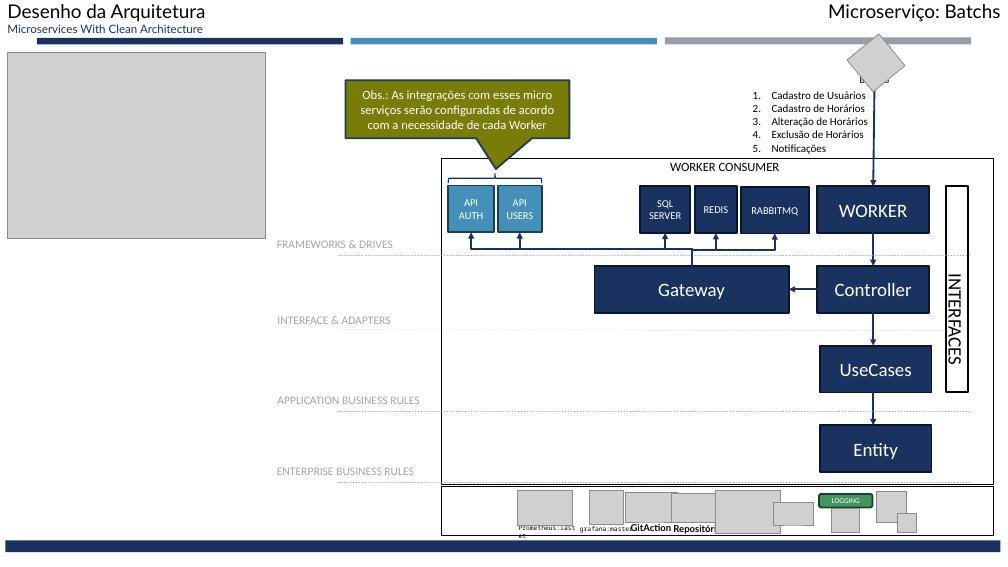
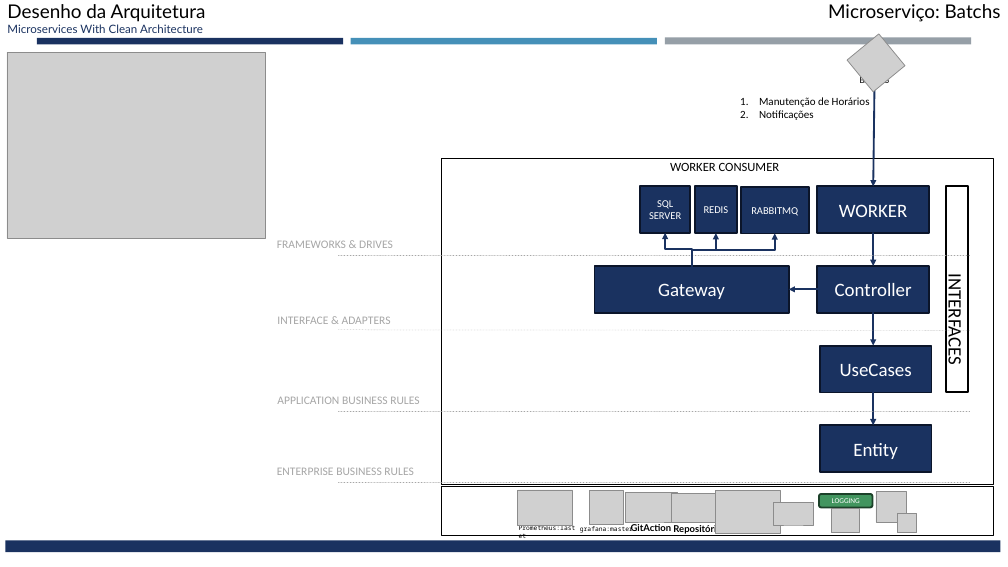
Before and after one commit to codes-and-technology/medico, a slide deck: slide 18 of docs/Desenho da Solução Hackathon - Fase 5 v1.pptx. Drawn at 1008x567 pixels with LibreOffice and Linux fonts; fonts in the diff are those of the drawing; grey boxes stand for pictures. Boxes give left, top, right and bottom in pixels: in the first picture for what was removed or moved away, otherwise in the second. Text is boxed around its words. In the diff, an @@ line names an element or a change of style, - is before the commit and + after.

```diff
--- a/docs/Desenho da Solução Hackathon - Fase 5 v1.pptx
+++ b/docs/Desenho da Solução Hackathon - Fase 5 v1.pptx
@@ speech box removed at <box>346,80,569,138</box> @@
-Obs.: As integrações com esses micro serviços serão configuradas de acordo com a necessidade de cada Worker
@@ text "Manutenção de Horários": place and size @@
-text "Manutenção de Horários" at <box>772,91,868,154</box>
+text "Manutenção de Horários" at <box>759,97,870,120</box>
@@ text at <box>759,97,870,107</box>: text changed @@
-1. Cadastro de Usuários
-2. Cadastro de Horários
-3. Alteração de Horários
-4. Exclusão de Horários
+1. Manutenção de Horários
@@ left brace removed at <box>448,174,542,183</box> @@
@@ rectangle removed at <box>448,185,495,232</box> @@
-API AUTH
@@ rectangle removed at <box>498,185,541,232</box> @@
-API USERS
@@ elbow arrow removed from (692, 266) to (471, 232) @@
@@ elbow arrow removed from (692, 266) to (520, 232) @@
```
Also in this commit, not shown: 6 other slides changed.
